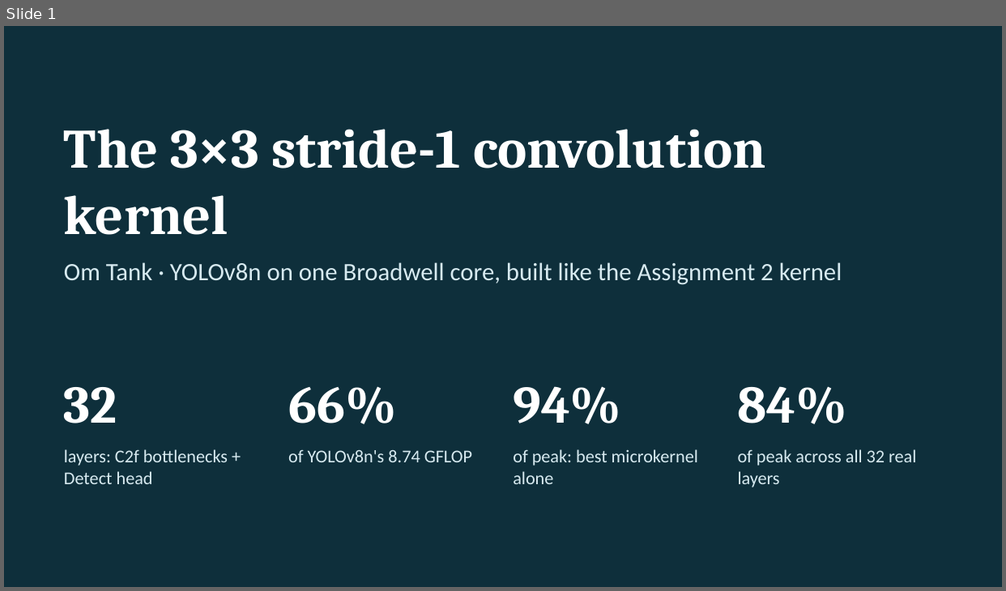
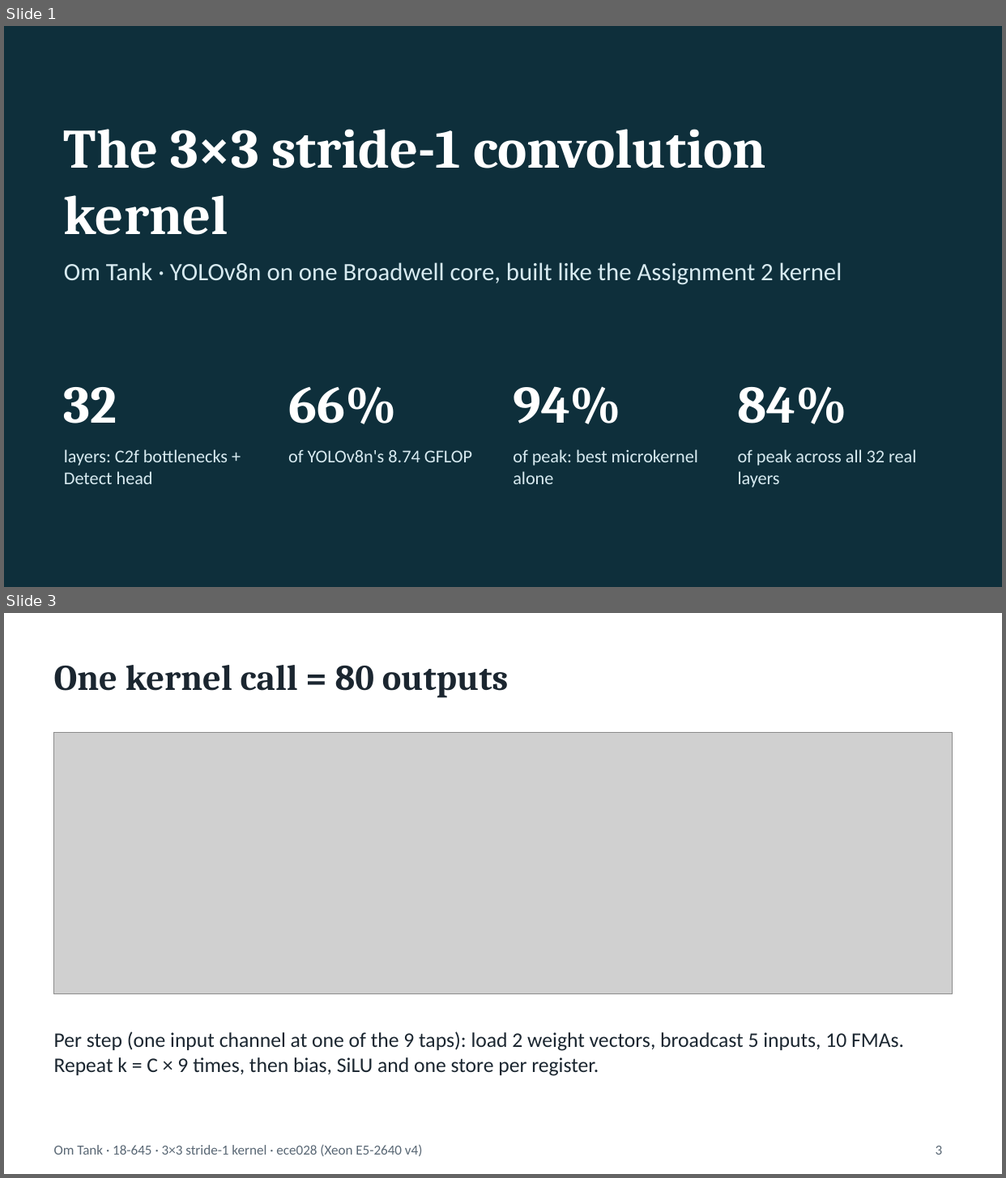
Before and after one commit to OTANK10/fast-yolov8-broadwell, a slide deck: docs/milestone/om/slides/om_mid_presentation.pptx. Shown one above the other, each under a label of ours: slide 1 before the commit, slides 1 and 3 after it; the slides between them are not shown. The pictures are 1006x591 and 1006x1178 pixels, drawn with LibreOffice and Linux fonts; fonts in the diff are those of the drawing; grey boxes stand for pictures. Boxes give left, top, right and bottom in pixels: in the first picture for what was removed or moved away, otherwise in the second. Text is boxed around its words. In the diff, an @@ line names an element or a change of style, - is before the commit and + after.

```diff
--- a/docs/milestone/om/slides/om_mid_presentation.pptx
+++ b/docs/milestone/om/slides/om_mid_presentation.pptx
@@ slide 3 added at (4,613,1002,1174), background #FFFFFF @@
@@ title added at (54,665,509,698), 26 pt, text #1B2630, bold @@
+One kernel call = 80 outputs
@@ picture added at (54,733,952,995) @@
@@ text added at (54,1032,904,1076), 15 pt, text #1B2630 @@
+Per step (one input channel at one of the 9 taps): load 2 weight vectors, broadcast 5 inputs, 10 FMAs. Repeat k = C × 9 times, then bias, SiLU and one store per register.
@@ text added at (54,1145,423,1157), 10 pt, text #5A6875 @@
+Om Tank · 18-645 · 3×3 stride-1 kernel · ece028 (Xeon E5-2640 v4)
@@ page number added at (936,1146,943,1155), 10 pt, text #5A6875 @@
+3
```
Also in this commit, not shown: 3 slides changed, 3 other files.
